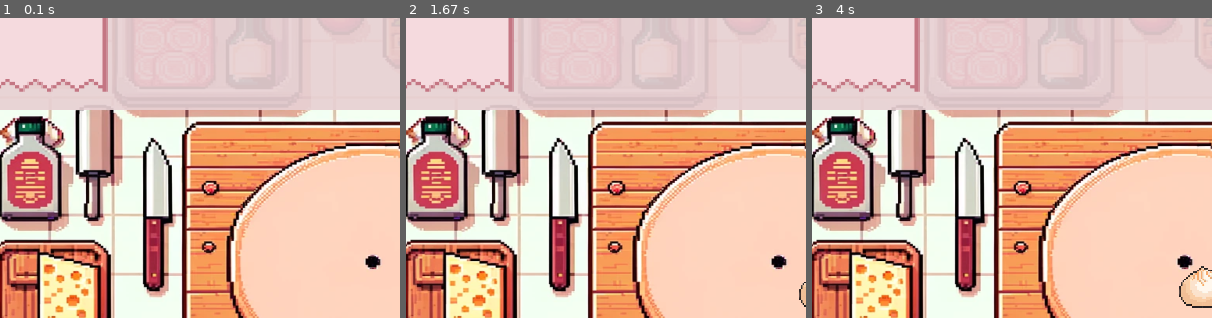
Above: before the commit, frames 1-3 (left to right).
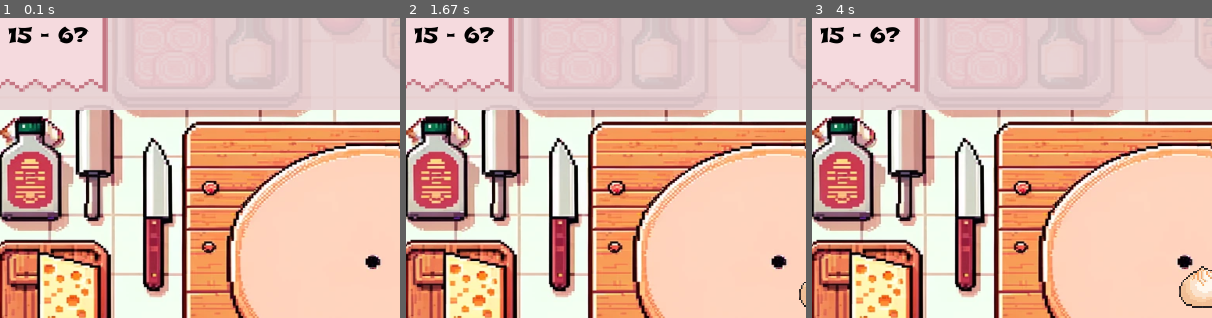
Above: after the commit, the same moments.

Repository: jocelyn-chang/digit-dynasty
Game: pygame game, started from CookingGame.py
Two runs of this game, one before a commit and one after it. Both use one fixed random seed, a clock stepped at 60 frames per second and the inputs below.
Inputs:
- Up to frame 1 (0.1 s): no input
- Up to frame 2 (1.67 s): tap Enter at 0.33 s; hold Right 0.67-1.13 s; hold Right 1.17-1.63 s
- Up to frame 3 (4 s): hold Left 1.67-2.2 s; hold Left 2.23-2.63 s; hold Right 2.67-3.3 s; hold Left 3.33-3.8 s; hold Right from 3.83 s (still down)
The pictures show only the part of the screen within x 3-53%, y 10-60%; the shares and areas given below are measured in that part.

The runs differ from the first frame. In frame 1, 0.5% of the frame differs, in the area x 2-23%, y 2-9%; in frame 2, 0.5%; in frame 3, 0.5%.

Commit message:
questions display

Diff:
--- a/CookingGame.py
+++ b/CookingGame.py
@@ -13,7 +13,7 @@
 # Dumpling and Photo Settings
 DUMPLING_SIZE = 100
 PHOTO_SIZE = (200, 250)
-PHOTO_INTERVAL_MS = 5000
+PHOTO_INTERVAL_MS = 4000
 PHOTO_SPACING = 150
 
 # Colors
@@ -23,8 +23,8 @@
 BACKGROUND = pygame.image.load("images/cooking_game.png")
 DUMPLING = pygame.image.load("images/dumpling.png")
 DUMPLING = pygame.transform.scale(DUMPLING, (DUMPLING_SIZE, DUMPLING_SIZE))
-NEW_PHOTO = pygame.image.load("images/order.png")
-NEW_PHOTO = pygame.transform.scale(NEW_PHOTO, PHOTO_SIZE)
+ORDER = pygame.image.load("images/order.png")
+ORDER = pygame.transform.scale(ORDER, PHOTO_SIZE)
 
 # Initialize the game screen
 screen = pygame.display.set_mode((SCREEN_WIDTH, SCREEN_HEIGHT))
@@ -33,7 +33,7 @@
 # Clock for controlling game speed
 clock = pygame.time.Clock()
 
-font = pygame.font.Font("fonts/Shojumaru-Regular.ttf", 36)
+font = pygame.font.Font("fonts/Shojumaru-Regular.ttf", 20)
 
 number_of_dumplings = 0
 
@@ -46,11 +46,9 @@
             if event.key == pygame.K_RIGHT:
                 add_dumpling(dumpling_positions, central_area)
                 number_of_dumplings += 1
-                print(number_of_dumplings)
             elif event.key == pygame.K_LEFT and dumpling_positions:
                 dumpling_positions.pop()
                 number_of_dumplings -= 1
-                print(number_of_dumplings)
     return True
 
 def add_dumpling(dumpling_positions, central_area):
@@ -58,51 +56,70 @@
     new_y = random.randint(central_area.top, central_area.bottom - DUMPLING_SIZE)
     dumpling_positions.append((new_x, new_y))
 
+
 def update_photos(photo_positions, last_photo_time, current_time):
+    photo_added = False  # Track if a new photo is added
     if current_time - last_photo_time > PHOTO_INTERVAL_MS:
         last_photo_x, last_photo_y = photo_positions[-1]
         new_photo_x = last_photo_x + PHOTO_SPACING
         if new_photo_x + PHOTO_SIZE[0] <= SCREEN_WIDTH:
             photo_positions.append((new_photo_x, 0))
-            return current_time  # Update the time a photo was last added
-    return last_photo_time
+            last_photo_time = current_time
+            photo_added = True  # A new photo was added
+    return last_photo_time, photo_added
 
-def draw_screen(dumpling_positions, photo_positions):
+def draw_screen(dumpling_positions, photo_positions, questions):
     screen.fill(WHITE)
     screen.blit(BACKGROUND, (0, 0))
     for pos in dumpling_positions:
         screen.blit(DUMPLING, pos)
-    for pos in photo_positions:
-        screen.blit(NEW_PHOTO, pos)
+    for i, pos in enumerate(photo_positions):
+        screen.blit(ORDER, pos)
+        if i < len(questions):
+            question_text = questions[i]
+            # Adjust text_surface creation to consider the size of the photo
+            text_surface = font.render(question_text, True, (0, 0, 0))  # Black text
+            # Calculate text position to center it on the photo
+            text_x_adjustment = 30  # Adjust as needed for leftward movement
+            text_y_adjustment = 50  # Adjust as needed for upward movement
+
+            text_x = pos[0] + (PHOTO_SIZE[0] - text_surface.get_width()) // 2 - text_x_adjustment
+            text_y = pos[1] + (PHOTO_SIZE[1] - text_surface.get_height()) // 2 - text_y_adjustment
+            screen.blit(text_surface, (text_x, text_y))
+
     pygame.display.flip()
 
 def CookingGame():
     done = False
     dumpling_positions = []
     photo_positions = [(0, 0)]  # Start with one photo at the top left
-    last_photo_time = pygame.time.get_ticks()
+    questions = []  # Initialize an empty list to store questions
+    last_photo_time = pygame.time.get_ticks() #- PHOTO_INTERVAL_MS  # Adjust to trigger immediate photo
 
-    # Define a smaller central area for dumplings to appear
     central_area = pygame.Rect(
         (SCREEN_WIDTH - SCREEN_WIDTH // 3) // 2,
         (SCREEN_HEIGHT - SCREEN_HEIGHT // 3) // 2,
         SCREEN_WIDTH // 3,
         SCREEN_HEIGHT // 3
     )
-    # temporary player
-    player = Player(name="John", password="CookingForLife", best_game="Cooking Game", best_score=20, add_score=1, mul_score=1, div_score=1, sub_score=1)
 
-    current_question = Question(player.name, player.password, player.best_game,
-                                player.best_score, player.add_score, player.mul_score,
-                                player.div_score, player.sub_score)
-    show_question = current_question.generate_question('-')
-    print(show_question)
+    player = Player(name="John", password="CookingForLife", best_game="Cooking Game", best_score=20, add_score=1, mul_score=1, div_score=1, sub_score=20)
+
+    current_question = Question(player.name, player.password, player.best_game, player.best_score, player.add_score, player.mul_score, player.div_score, player.sub_score)
+
+    # Immediately generate a question for the initial photo
+    question_text = current_question.generate_question('-')
+    questions.append(question_text)
 
     while not done:
         current_time = pygame.time.get_ticks()
         done = not handle_events(dumpling_positions, central_area)
-        last_photo_time = update_photos(photo_positions, last_photo_time, current_time)
-        draw_screen(dumpling_positions, photo_positions)
+        last_photo_time, photo_added = update_photos(photo_positions, last_photo_time, current_time)
+        if photo_added:
+            # Generate a new question for each new photo and append it to the questions list
+            question_text = current_question.generate_question('-')
+            questions.append(question_text)
+        draw_screen(dumpling_positions, photo_positions, questions)
         clock.tick(60)  # Limit to 60 frames per second
 
     pygame.quit()
--- a/question.py
+++ b/question.py
@@ -61,6 +61,6 @@
             return [num1, num2]
 
         # wrtie the question based on the operation given
-        question = f"What is {num1} {operation} {num2}?"
+        question = f"{num1} {operation} {num2}?"
 
         return question
